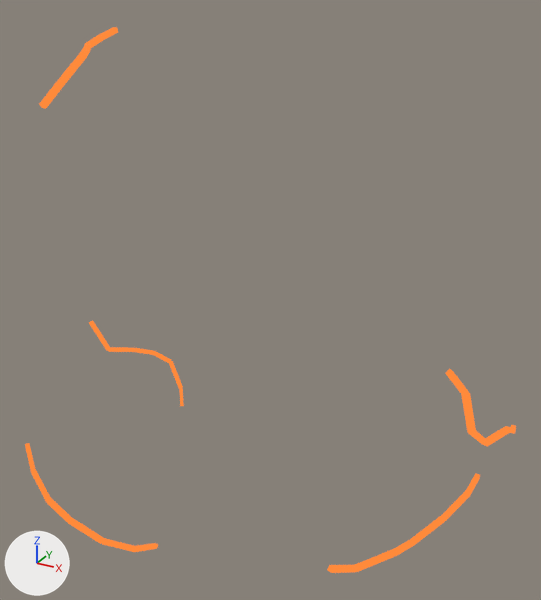
What one commit did to the glTF model assets/models3d/globe_st_fractured_props.glb.
One viewpoint serves both versions: a 50 mm camera at (1.27, -2.17, 1.08) aimed at (0.13, -0.09, 0.04). Arrows for +X, +Y and +Z are at lower left; the lights stay in place. The older version comes first. Where no turn or scale is listed for an object, it has been applied to the vertices.
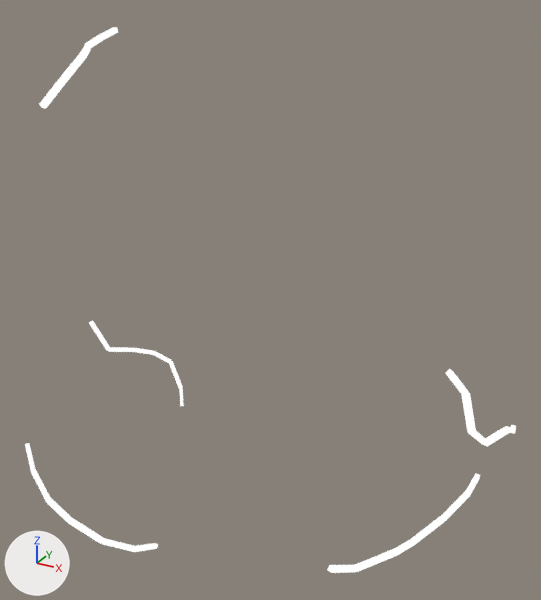
Boxes (x1, y1, x2, y2) around the edits, measured in the pictures (541 x 600 px):
'gprop_fis3_5', recoloured (orange to white): (461, 393, 476, 434) in both
'gprop_fis2_2', recoloured (orange to white): (355, 549, 397, 572) in both
'gprop_fis0_1', recoloured (orange to white): (39, 75, 69, 109) in both
'gprop_fis2_4', recoloured (orange to white): (411, 515, 446, 545) in both
'gprop_fis1_4', recoloured (orange to white): (68, 518, 104, 544) in both
'gprop_fis2_5', recoloured (orange to white): (442, 491, 470, 520) in both
'gprop_fis0_2', recoloured (orange to white): (62, 53, 87, 79) in both
'gprop_fis3_6', recoloured (orange to white): (445, 369, 469, 397) in both
'gprop_fis1_5', recoloured (orange to white): (102, 538, 137, 552) in both
'gprop_fis2_1', recoloured (orange to white): (327, 565, 358, 573) in both
'gprop_fis3_3', recoloured (orange to white): (486, 426, 511, 447) in both
'gprop_fis1_3', recoloured (orange to white): (46, 498, 72, 523) in both
'gprop_fis1_2', recoloured (orange to white): (31, 469, 51, 502) in both
'gprop_fis4_1', recoloured (orange to white): (89, 320, 110, 351) in both
'gprop_fis2_3', recoloured: (394, 539, 414, 555) in both
'gprop_fis1_6', recoloured: (135, 543, 158, 552) in both
'gprop_fis1_1', recoloured: (25, 443, 35, 470) in both
'gprop_fis2_6', recoloured: (466, 473, 480, 495) in both
'gprop_fis3_4', recoloured: (468, 431, 489, 446) in both
'gprop_fis4_2', recoloured: (108, 347, 135, 352) in both
'gprop_fis4_5', recoloured: (169, 361, 183, 388) in both
'gprop_fis0_6', recoloured: (100, 27, 118, 40) in both
'gprop_fis0_5', recoloured: (86, 34, 104, 48) in both
'gprop_fis4_3', recoloured: (135, 348, 155, 355) in both
'gprop_fis4_4', recoloured: (154, 351, 171, 364) in both
'gprop_fis0_3', recoloured: (80, 46, 90, 57) in both
'gprop_fis4_6', recoloured: (179, 387, 184, 406) in both
'gprop_fis3_2', recoloured: (510, 427, 516, 434) in both
'gprop_fis0_4', recoloured: (84, 43, 91, 50) in both
'gprop_fis3_1', recoloured: (511, 425, 516, 431) in both

The change, as a list of edits to the scene's bpy script:
```text
Change mat_g_fissure:
    remove mat_g_fissure.emission_color = (1.0, 0.254, 0.0423)  # orange #ff8a3a
```
